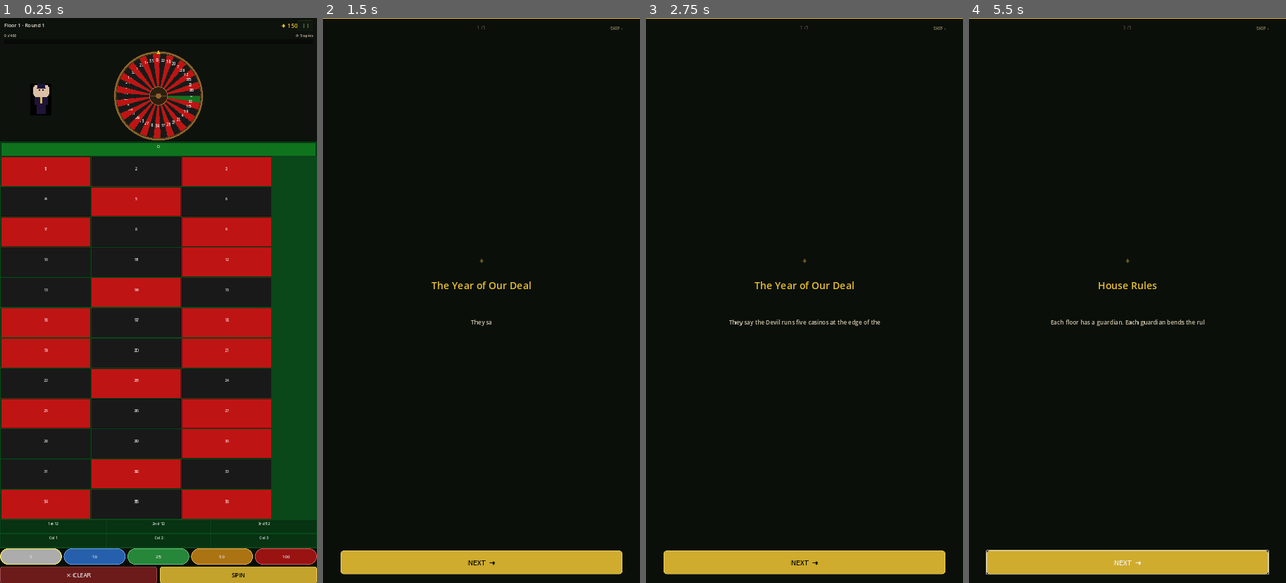
Above: before the commit, frames 1-4 (left to right).
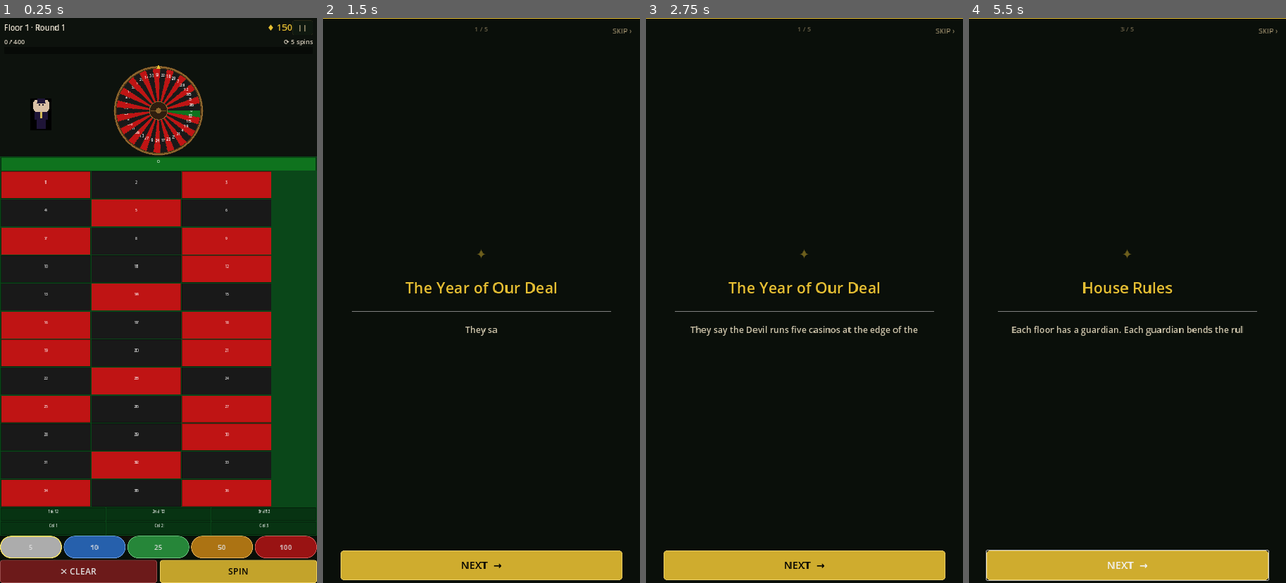
Above: after the commit, the same moments.

Repository: TomAustin94/Roulette-roguelite
Game: Godot game, scene res://scenes/Game.tscn
The game is run twice, just before and just after one commit, with the same random seed, the same clock (stepped at 60 frames per second) and the same inputs. This scene is started directly instead of the project's main scene.
Inputs:
- Up to frame 1 (0.25 s): no input
- Up to frame 2 (1.5 s): click "❙❙" at 0.5 s; click "START NEW RUN" at 1.25 s
- Up to frame 3 (2.75 s): click "SKIP ›" at 2 s
- Up to frame 4 (5.5 s): click "SKIP ›" at 2.75 s; click "NEXT →" at 3.5 s; click "NEXT →" at 4.25 s; click "SKIP ›" at 5 s

The runs differ from the first frame. In frame 1, 25% of the frame differs, in the area x 0-100%, y 0-100%; in frame 2, 1.8%; in frame 3, 2.3%; in frame 4, 2.3%.
Error in both runs: Trying to assign an array of type "Array" to a variable of type "Array[Dictionary]". (res://scripts/autoloads/GameManager.gd:65)

Commit message:
Improve mobile UI: larger text, responsive display, fix blank screen on new run
- project.godot: change stretch aspect from "keep" to "expand" so the game fills
  the phone screen instead of letterboxing with black borders
- All UI scripts: increase font sizes ~1.5–2× across every scene (titles, body
  text, buttons, HUD labels, stats) and grow button/card minimum heights to match
- FloorTransition: show floor name/description immediately instead of fading all
  elements in from invisible over 2+ seconds (which appeared as a blank screen);
  only the action button fades in with a short 0.4 s delay
- Game.gd: call _sync_initial_state() directly instead of deferred so the dealer
  intro overlay appears on the very first frame with no flash

https://claude.ai/code/session_018t3g625dqZ3TkszuiD6jjH

Diff:
--- a/project.godot
+++ b/project.godot
@@ -22,7 +22,7 @@
 window/size/viewport_height=1920
 window/size/resizable=false
 window/stretch/mode="canvas_items"
-window/stretch/aspect="keep"
+window/stretch/aspect="expand"
 window/handheld/orientation=1
 
 [autoload]
--- a/scripts/game/Game.gd
+++ b/scripts/game/Game.gd
@@ -30,16 +30,16 @@
 var _paused:        bool = false
 
 # ─── Layout constants ─────────────────────────────────────────────────────────
-const HUD_HEIGHT   := 110
+const HUD_HEIGHT   := 160
 const WHEEL_HEIGHT := 310
-const BTN_BAR_H    := 118
+const BTN_BAR_H    := 160
 
 # ─── Lifecycle ────────────────────────────────────────────────────────────────
 
 func _ready() -> void:
 	_build_scene()
 	_connect_signals()
-	call_deferred("_sync_initial_state")
+	_sync_initial_state()
 
 func _sync_initial_state() -> void:
 	match GameManager.state:
@@ -125,7 +125,7 @@
 	_chip_bar = HBoxContainer.new()
 	_chip_bar.alignment = BoxContainer.ALIGNMENT_CENTER
 	_chip_bar.add_theme_constant_override("separation", 6)
-	_chip_bar.custom_minimum_size.y = 56
+	_chip_bar.custom_minimum_size.y = 76
 	_chip_bar.size_flags_horizontal = Control.SIZE_EXPAND_FILL
 	btn_bar.add_child(_chip_bar)
 
@@ -138,7 +138,7 @@
 	var action_row := HBoxContainer.new()
 	action_row.alignment = BoxContainer.ALIGNMENT_CENTER
 	action_row.add_theme_constant_override("separation", 10)
-	action_row.custom_minimum_size.y = 58
+	action_row.custom_minimum_size.y = 78
 	action_row.size_flags_horizontal = Control.SIZE_EXPAND_FILL
 	btn_bar.add_child(action_row)
 
@@ -193,14 +193,14 @@
 	# Floor / round header
 	_di_floor_lbl = Label.new()
 	_di_floor_lbl.horizontal_alignment = HORIZONTAL_ALIGNMENT_CENTER
-	_di_floor_lbl.add_theme_font_size_override("font_size", 15)
+	_di_floor_lbl.add_theme_font_size_override("font_size", 24)
 	_di_floor_lbl.add_theme_color_override("font_color", Color(0.60, 0.55, 0.42))
 	vbox.add_child(_di_floor_lbl)
 
 	# Floor name (large)
 	_di_name_lbl = Label.new()
 	_di_name_lbl.horizontal_alignment = HORIZONTAL_ALIGNMENT_CENTER
-	_di_name_lbl.add_theme_font_size_override("font_size", 42)
+	_di_name_lbl.add_theme_font_size_override("font_size", 58)
 	_di_name_lbl.add_theme_color_override("font_color", Constants.COLOR_GOLD)
 	_di_name_lbl.add_theme_color_override("font_shadow_color", Color(0, 0, 0, 0.75))
 	_di_name_lbl.add_theme_constant_override("shadow_offset_x", 3)
@@ -232,7 +232,7 @@
 	_di_boss_lbl = Label.new()
 	_di_boss_lbl.horizontal_alignment = HORIZONTAL_ALIGNMENT_CENTER
 	_di_boss_lbl.vertical_alignment   = VERTICAL_ALIGNMENT_CENTER
-	_di_boss_lbl.add_theme_font_size_override("font_size", 14)
+	_di_boss_lbl.add_theme_font_size_override("font_size", 22)
 	_di_boss_lbl.add_theme_color_override("font_color", Color(1.0, 0.68, 0.68))
 	_di_boss_lbl.set_anchors_and_offsets_preset(Control.PRESET_FULL_RECT)
 	_di_boss_lbl.autowrap_mode = TextServer.AUTOWRAP_WORD
@@ -243,8 +243,8 @@
 	var begin_btn := _make_action_button("BEGIN ROUND", Constants.COLOR_GOLD)
 	begin_btn.size_flags_horizontal = Control.SIZE_EXPAND_FILL
 	begin_btn.add_theme_color_override("font_color", Color.BLACK)
-	begin_btn.add_theme_font_size_override("font_size", 28)
-	begin_btn.custom_minimum_size = Vector2(0, 88)
+	begin_btn.add_theme_font_size_override("font_size", 40)
+	begin_btn.custom_minimum_size = Vector2(0, 110)
 	begin_btn.pressed.connect(_on_begin_round_pressed)
 	vbox.add_child(begin_btn)
 
@@ -252,7 +252,7 @@
 
 func _make_dealer_quote_panel() -> Panel:
 	var panel := Panel.new()
-	panel.custom_minimum_size = Vector2(0, 80)
+	panel.custom_minimum_size = Vector2(0, 110)
 	panel.size_flags_horizontal = Control.SIZE_EXPAND_FILL
 	var style := StyleBoxFlat.new()
 	style.bg_color = Color(0.94, 0.91, 0.85)
@@ -275,7 +275,7 @@
 	var quote_lbl := Label.new()
 	quote_lbl.name = "QuoteLbl"
 	quote_lbl.horizontal_alignment = HORIZONTAL_ALIGNMENT_CENTER
-	quote_lbl.add_theme_font_size_override("font_size", 16)
+	quote_lbl.add_theme_font_size_override("font_size", 26)
 	quote_lbl.add_theme_color_override("font_color", Color(0.18, 0.10, 0.06))
 	quote_lbl.autowrap_mode = TextServer.AUTOWRAP_WORD
 	quote_lbl.size_flags_horizontal = Control.SIZE_EXPAND_FILL
@@ -284,7 +284,7 @@
 	var attr_lbl := Label.new()
 	attr_lbl.text = "— The Dealer"
 	attr_lbl.horizontal_alignment = HORIZONTAL_ALIGNMENT_RIGHT
-	attr_lbl.add_theme_font_size_override("font_size", 12)
+	attr_lbl.add_theme_font_size_override("font_size", 20)
 	attr_lbl.add_theme_color_override("font_color", Color(0.55, 0.40, 0.28))
 	vb.add_child(attr_lbl)
 
@@ -292,7 +292,7 @@
 
 func _make_objectives_card() -> Panel:
 	var card := Panel.new()
-	card.custom_minimum_size = Vector2(0, 100)
+	card.custom_minimum_size = Vector2(0, 140)
 	card.size_flags_horizontal = Control.SIZE_EXPAND_FILL
 	var style := StyleBoxFlat.new()
 	style.bg_color = Color(0.06, 0.10, 0.06, 0.95)
@@ -328,7 +328,7 @@
 
 		var h := Label.new()
 		h.text = stat[0]
-		h.add_theme_font_size_override("font_size", 11)
+		h.add_theme_font_size_override("font_size", 18)
 		h.add_theme_color_override("font_color", Color(0.58, 0.53, 0.40))
 		h.horizontal_alignment = HORIZONTAL_ALIGNMENT_CENTER
 		col.add_child(h)
@@ -336,7 +336,7 @@
 		var v := Label.new()
 		v.name = stat[1]
 		v.text = stat[2]
-		v.add_theme_font_size_override("font_size", 30)
+		v.add_theme_font_size_override("font_size", 42)
 		v.add_theme_color_override("font_color", stat[3])
 		v.horizontal_alignment = HORIZONTAL_ALIGNMENT_CENTER
 		col.add_child(v)
@@ -437,7 +437,7 @@
 	var title := Label.new()
 	title.text = "PAUSED"
 	title.horizontal_alignment = HORIZONTAL_ALIGNMENT_CENTER
-	title.add_theme_font_size_override("font_size", 38)
+	title.add_theme_font_size_override("font_size", 52)
 	title.add_theme_color_override("font_color", Constants.COLOR_GOLD)
 	vbox.add_child(title)
 
@@ -452,8 +452,8 @@
 	# RESUME (gold)
 	var resume_btn := _make_action_button("RESUME", Constants.COLOR_GOLD)
 	resume_btn.add_theme_color_override("font_color", Color.BLACK)
-	resume_btn.add_theme_font_size_override("font_size", 24)
-	resume_btn.custom_minimum_size = Vector2(0, 78)
+	resume_btn.add_theme_font_size_override("font_size", 34)
+	resume_btn.custom_minimum_size = Vector2(0, 96)
 	resume_btn.size_flags_horizontal = Control.SIZE_EXPAND_FILL
 	resume_btn.pressed.connect(_on_resume_pressed)
 	vbox.add_child(resume_btn)
@@ -461,8 +461,8 @@
 	# SAVE & QUIT
 	var sq_btn := _make_action_button("SAVE & QUIT", Color(0.10, 0.16, 0.10))
 	sq_btn.add_theme_color_override("font_color", Constants.COLOR_TEXT)
-	sq_btn.add_theme_font_size_override("font_size", 20)
-	sq_btn.custom_minimum_size = Vector2(0, 64)
+	sq_btn.add_theme_font_size_override("font_size", 28)
+	sq_btn.custom_minimum_size = Vector2(0, 82)
 	sq_btn.size_flags_horizontal = Control.SIZE_EXPAND_FILL
 	sq_btn.pressed.connect(_on_save_quit_pressed)
 	vbox.add_child(sq_btn)
@@ -470,15 +470,15 @@
 	var sq_hint := Label.new()
 	sq_hint.text = "Progress saved — resume any time"
 	sq_hint.horizontal_alignment = HORIZONTAL_ALIGNMENT_CENTER
-	sq_hint.add_theme_font_size_override("font_size", 12)
+	sq_hint.add_theme_font_size_override("font_size", 20)
 	sq_hint.add_theme_color_override("font_color", Color(0.48, 0.44, 0.34))
 	vbox.add_child(sq_hint)
 
 	# START NEW RUN (danger)
 	var nr_btn := _make_action_button("START NEW RUN", Color(0.28, 0.05, 0.05))
 	nr_btn.add_theme_color_override("font_color", Constants.COLOR_TEXT)
-	nr_btn.add_theme_font_size_override("font_size", 18)
-	nr_btn.custom_minimum_size = Vector2(0, 58)
+	nr_btn.add_theme_font_size_override("font_size", 26)
+	nr_btn.custom_minimum_size = Vector2(0, 74)
 	nr_btn.size_flags_horizontal = Control.SIZE_EXPAND_FILL
 	nr_btn.pressed.connect(_on_new_run_from_pause)
 	vbox.add_child(nr_btn)
@@ -486,7 +486,7 @@
 	var warn := Label.new()
 	warn.text = "Warning: current run will be lost"
 	warn.horizontal_alignment = HORIZONTAL_ALIGNMENT_CENTER
-	warn.add_theme_font_size_override("font_size", 11)
+	warn.add_theme_font_size_override("font_size", 20)
 	warn.add_theme_color_override("font_color", Color(0.68, 0.28, 0.28))
 	vbox.add_child(warn)
 
@@ -525,13 +525,13 @@
 		spins_used, GameManager.SPINS_PER_ROUND
 	]
 	info.size_flags_horizontal = Control.SIZE_EXPAND_FILL
-	info.add_theme_font_size_override("font_size", 13)
+	info.add_theme_font_size_override("font_size", 22)
 	info.add_theme_color_override("font_color", Color(0.65, 0.60, 0.47))
 	row.add_child(info)
 
 	var chips := Label.new()
 	chips.text = "♦ %d" % GameManager.chips
-	chips.add_theme_font_size_override("font_size", 18)
+	chips.add_theme_font_size_override("font_size", 28)
 	chips.add_theme_color_override("font_color", Constants.COLOR_GOLD)
 	row.add_child(chips)
 
@@ -576,8 +576,8 @@
 func _make_chip_button(value: int, color: Color) -> Button:
 	var btn := Button.new()
 	btn.text = str(value)
-	btn.custom_minimum_size = Vector2(0, 52)
-	btn.add_theme_font_size_override("font_size", 15)
+	btn.custom_minimum_size = Vector2(0, 70)
+	btn.add_theme_font_size_override("font_size", 24)
 
 	var normal := StyleBoxFlat.new()
 	normal.bg_color = color.darkened(0.25)
@@ -736,8 +736,8 @@
 func _make_action_button(label: String, color: Color) -> Button:
 	var btn := Button.new()
 	btn.text = label
-	btn.custom_minimum_size = Vector2(0, 54)
-	btn.add_theme_font_size_override("font_size", 20)
+	btn.custom_minimum_size = Vector2(0, 72)
+	btn.add_theme_font_size_override("font_size", 30)
 
 	var style := StyleBoxFlat.new()
 	style.bg_color = color.darkened(0.15)
--- a/scripts/game/HUD.gd
+++ b/scripts/game/HUD.gd
@@ -40,13 +40,13 @@
 	top_row.add_theme_constant_override("separation", 0)
 	top_margin.add_child(top_row)
 
-	_floor_label = _make_label("Floor 1 · Round 1", 17, true)
+	_floor_label = _make_label("Floor 1 · Round 1", 26, true)
 	_floor_label.size_flags_horizontal = Control.SIZE_EXPAND_FILL
 	_floor_label.horizontal_alignment  = HORIZONTAL_ALIGNMENT_LEFT
 	_floor_label.clip_text = true
 	top_row.add_child(_floor_label)
 
-	_chips_label = _make_label("♦ 150", 20, true)
+	_chips_label = _make_label("♦ 150", 30, true)
 	_chips_label.size_flags_horizontal = Control.SIZE_SHRINK_END
 	_chips_label.add_theme_color_override("font_color", Constants.COLOR_GOLD)
 	top_row.add_child(_chips_label)
@@ -54,8 +54,8 @@
 	# Pause button (small, right of chips)
 	var pause_btn := Button.new()
 	pause_btn.text = "❙❙"
-	pause_btn.custom_minimum_size = Vector2(52, 36)
-	pause_btn.add_theme_font_size_override("font_size", 14)
+	pause_btn.custom_minimum_size = Vector2(70, 50)
+	pause_btn.add_theme_font_size_override("font_size", 22)
 	pause_btn.add_theme_color_override("font_color", Color(0.62, 0.57, 0.44))
 	var ps := StyleBoxFlat.new()
 	ps.bg_color = Color(0.06, 0.10, 0.06, 0.80)
@@ -89,18 +89,18 @@
 	bar_row.add_theme_constant_override("separation", 8)
 	bar_vbox.add_child(bar_row)
 
-	_target_label = _make_label("0 / 400", 13)
+	_target_label = _make_label("0 / 400", 22)
 	_target_label.size_flags_horizontal = Control.SIZE_EXPAND_FILL
 	_target_label.horizontal_alignment  = HORIZONTAL_ALIGNMENT_LEFT
 	bar_row.add_child(_target_label)
 
-	_spins_label = _make_label("⟳ 5 spins", 13)
+	_spins_label = _make_label("⟳ 5 spins", 22)
 	_spins_label.size_flags_horizontal = Control.SIZE_SHRINK_END
 	_spins_label.horizontal_alignment  = HORIZONTAL_ALIGNMENT_RIGHT
 	bar_row.add_child(_spins_label)
 
 	_score_bar = ProgressBar.new()
-	_score_bar.custom_minimum_size = Vector2(0, 16)
+	_score_bar.custom_minimum_size = Vector2(0, 24)
 	_score_bar.size_flags_horizontal = Control.SIZE_EXPAND_FILL
 	_score_bar.min_value = 0
 	_score_bar.max_value = 400
@@ -142,7 +142,7 @@
 	_boss_banner.add_theme_stylebox_override("panel", banner_style)
 	root.add_child(_boss_banner)
 
-	var boss_label := _make_label("", 13)
+	var boss_label := _make_label("", 22)
 	boss_label.name = "BossLabel"
 	boss_label.horizontal_alignment = HORIZONTAL_ALIGNMENT_CENTER
 	boss_label.set_anchors_and_offsets_preset(Control.PRESET_FULL_RECT)
@@ -150,7 +150,7 @@
 	_boss_banner.add_child(boss_label)
 
 	# ── Mod notification (floats at centre, alpha-fades) ─────────────────────
-	_mod_notif = _make_label("", 15, true)
+	_mod_notif = _make_label("", 26, true)
 	_mod_notif.horizontal_alignment = HORIZONTAL_ALIGNMENT_CENTER
 	_mod_notif.set_anchors_and_offsets_preset(Control.PRESET_FULL_RECT)
 	_mod_notif.add_theme_color_override("font_color", Constants.COLOR_HIGHLIGHT)
--- a/scripts/ui/FloorTransition.gd
+++ b/scripts/ui/FloorTransition.gd
@@ -29,7 +29,7 @@
 	var floor_num_lbl := Label.new()
 	floor_num_lbl.text = "FLOOR %d" % GameManager.floor_num
 	floor_num_lbl.horizontal_alignment = HORIZONTAL_ALIGNMENT_CENTER
-	floor_num_lbl.add_theme_font_size_override("font_size", 20)
+	floor_num_lbl.add_theme_font_size_override("font_size", 30)
 	floor_num_lbl.add_theme_color_override("font_color", Color(0.55, 0.50, 0.40))
 	floor_num_lbl.modulate.a = 0.0
 	floor_num_lbl.name = "FloorNumLbl"
@@ -39,7 +39,7 @@
 	var name_lbl := Label.new()
 	name_lbl.text = floor_data.get("name", "Unknown Floor")
 	name_lbl.horizontal_alignment = HORIZONTAL_ALIGNMENT_CENTER
-	name_lbl.add_theme_font_size_override("font_size", 48)
+	name_lbl.add_theme_font_size_override("font_size", 64)
 	name_lbl.add_theme_color_override("font_color", Constants.COLOR_GOLD)
 	name_lbl.add_theme_color_override("font_shadow_color", Color(0,0,0,0.8))
 	name_lbl.add_theme_constant_override("shadow_offset_x", 3)
@@ -52,7 +52,7 @@
 	var sub_lbl := Label.new()
 	sub_lbl.text = floor_data.get("subtitle", "")
 	sub_lbl.horizontal_alignment = HORIZONTAL_ALIGNMENT_CENTER
-	sub_lbl.add_theme_font_size_override("font_size", 18)
+	sub_lbl.add_theme_font_size_override("font_size", 28)
 	sub_lbl.add_theme_color_override("font_color", Color(0.72, 0.68, 0.58))
 	sub_lbl.autowrap_mode = TextServer.AUTOWRAP_WORD
 	sub_lbl.modulate.a = 0.0
@@ -69,7 +69,7 @@
 	var desc_lbl := Label.new()
 	desc_lbl.text = floor_data.get("description", "")
 	desc_lbl.horizontal_alignment = HORIZONTAL_ALIGNMENT_CENTER
-	desc_lbl.add_theme_font_size_override("font_size", 15)
+	desc_lbl.add_theme_font_size_override("font_size", 24)
 	desc_lbl.add_theme_color_override("font_color", Color(0.60, 0.55, 0.45))
 	desc_lbl.autowrap_mode = TextServer.AUTOWRAP_WORD
 	desc_lbl.modulate.a = 0.0
@@ -83,8 +83,8 @@
 	# Enter button
 	var btn := Button.new()
 	btn.text = "ENTER THE FLOOR"
-	btn.custom_minimum_size = Vector2(380, 66)
-	btn.add_theme_font_size_override("font_size", 22)
+	btn.custom_minimum_size = Vector2(380, 90)
+	btn.add_theme_font_size_override("font_size", 34)
 	btn.modulate.a = 0.0
 	btn.name = "EnterBtn"
 	var style := StyleBoxFlat.new()
@@ -107,15 +107,18 @@
 	vbox.add_child(btn)
 
 func _animate_in() -> void:
-	var nodes_to_fade := ["FloorNumLbl", "NameLbl", "SubLbl", "Sep", "DescLbl", "EnterBtn"]
-	var delay := 0.3
-	for node_name in nodes_to_fade:
+	# Show content elements immediately — no initial blank screen
+	var instant_nodes := ["FloorNumLbl", "NameLbl", "SubLbl", "Sep", "DescLbl"]
+	for node_name in instant_nodes:
 		var node := find_child(node_name)
 		if node:
-			var t := create_tween()
-			t.tween_interval(delay)
-			t.tween_property(node, "modulate:a", 1.0, 0.6)
-			delay += 0.35
+			node.modulate.a = 1.0
+	# Fade in just the button with a short delay
+	var btn := find_child("EnterBtn")
+	if btn:
+		var t := create_tween()
+		t.tween_interval(0.4)
+		t.tween_property(btn, "modulate:a", 1.0, 0.3)
 
 func _on_enter() -> void:
 	AudioManager.play_sfx("button_click")
--- a/scripts/ui/GameOver.gd
+++ b/scripts/ui/GameOver.gd
@@ -42,7 +42,7 @@
 	var icon := Label.new()
 	icon.text = "★" if won else "✦"
 	icon.horizontal_alignment = HORIZONTAL_ALIGNMENT_CENTER
-	icon.add_theme_font_size_override("font_size", 72)
+	icon.add_theme_font_size_override("font_size", 100)
 	icon.add_theme_color_override("font_color", Constants.COLOR_GOLD if won else Color(0.65, 0.10, 0.10))
 	vbox.add_child(icon)
 
@@ -50,7 +50,7 @@
 	var headline := Label.new()
 	headline.text = "YOU'RE FREE." if won else "THE HOUSE WINS."
 	headline.horizontal_alignment = HORIZONTAL_ALIGNMENT_CENTER
-	headline.add_theme_font_size_override("font_size", 44)
+	headline.add_theme_font_size_override("font_size", 60)
 	headline.add_theme_color_override("font_color", Constants.COLOR_GOLD if won else Constants.COLOR_RED.lightened(0.2))
 	headline.add_theme_color_override("font_shadow_color", Color(0, 0, 0, 0.8))
 	headline.add_theme_constant_override("shadow_offset_x", 3)
@@ -62,7 +62,7 @@
 		var badge := Label.new()
 		badge.text = "★  NEW BEST SCORE!"
 		badge.horizontal_alignment = HORIZONTAL_ALIGNMENT_CENTER
-		badge.add_theme_font_size_override("font_size", 18)
+		badge.add_theme_font_size_override("font_size", 28)
 		badge.add_theme_color_override("font_color", Constants.COLOR_HIGHLIGHT)
 		vbox.add_child(badge)
 
@@ -81,7 +81,7 @@
 	var flavor := Label.new()
 	flavor.text = quotes[randi() % quotes.size()]
 	flavor.horizontal_alignment = HORIZONTAL_ALIGNMENT_CENTER
-	flavor.add_theme_font_size_override("font_size", 16)
+	flavor.add_theme_font_size_override("font_size", 26)
 	flavor.add_theme_color_override("font_color", Color(0.68, 0.63, 0.52))
 	flavor.autowrap_mode = TextServer.AUTOWRAP_WORD
 	vbox.add_child(flavor)
@@ -133,7 +133,7 @@
 	var floors_cleared: int = GameManager.run_stats.get("floors_cleared", 0)
 	for i in 5:
 		var dot := ColorRect.new()
-		dot.custom_minimum_size = Vector2(14, 14)
+		dot.custom_minimum_size = Vector2(22, 22)
 		dot.color = Constants.COLOR_GOLD if i < floors_cleared else Color(0.22, 0.18, 0.12)
 		container.add_child(dot)
 
@@ -149,14 +149,14 @@
 	var k := Label.new()
 	k.text = label
 	k.size_flags_horizontal = Control.SIZE_EXPAND_FILL
-	k.add_theme_font_size_override("font_size", 16)
+	k.add_theme_font_size_override("font_size", 26)
 	k.add_theme_color_override("font_color", Color(0.62, 0.57, 0.46))
 	hbox.add_child(k)
 
 	var v := Label.new()
 	v.text = value
 	v.size_flags_horizontal = Control.SIZE_SHRINK_END
-	v.add_theme_font_size_override("font_size", 16)
+	v.add_theme_font_size_override("font_size", 26)
 	v.add_theme_color_override("font_color", Constants.COLOR_TEXT)
 	hbox.add_child(v)
 
@@ -182,9 +182,9 @@
 func _make_button(label: String, bg: Color, text_color: Color) -> Button:
 	var btn := Button.new()
 	btn.text = label
-	btn.custom_minimum_size = Vector2(0, 68)
+	btn.custom_minimum_size = Vector2(0, 90)
 	btn.size_flags_horizontal = Control.SIZE_EXPAND_FILL
-	btn.add_theme_font_size_override("font_size", 22)
+	btn.add_theme_font_size_override("font_size", 34)
 	btn.add_theme_color_override("font_color", text_color)
 
 	var style := StyleBoxFlat.new()
--- a/scripts/ui/LoreIntro.gd
+++ b/scripts/ui/LoreIntro.gd
@@ -53,7 +53,7 @@
 	# ── SKIP button (top-right) ───────────────────────────────────────────────
 	var skip_btn := Button.new()
 	skip_btn.text = "SKIP ›"
-	skip_btn.custom_minimum_size = Vector2(140, 52)
+	skip_btn.custom_minimum_size = Vector2(180, 70)
 	skip_btn.anchor_left   = 1.0
 	skip_btn.anchor_right  = 1.0
 	skip_btn.anchor_top    = 0.0
@@ -62,7 +62,7 @@
 	skip_btn.offset_top    = 8.0
 	skip_btn.offset_right  = -10.0
 	skip_btn.offset_bottom = 60.0
-	skip_btn.add_theme_font_size_override("font_size", 15)
+	skip_btn.add_theme_font_size_override("font_size", 24)
 	skip_btn.add_theme_color_override("font_color", Color(0.55, 0.50, 0.38))
 	var skip_style := StyleBoxFlat.new()
 	skip_style.bg_color = Color(0, 0, 0, 0)
@@ -83,7 +83,7 @@
 	_panel_lbl.offset_right = 40.0
 	_panel_lbl.offset_bottom = 56.0
 	_panel_lbl.horizontal_alignment = HORIZONTAL_ALIGNMENT_CENTER
-	_panel_lbl.add_theme_font_size_override("font_size", 13)
+	_panel_lbl.add_theme_font_size_override("font_size", 22)
 	_panel_lbl.add_theme_color_override("font_color", Color(0.42, 0.38, 0.28))
 	add_child(_panel_lbl)
 
@@ -105,7 +105,7 @@
 	var diamond := Label.new()
 	diamond.text = "✦"
 	diamond.horizontal_alignment = HORIZONTAL_ALIGNMENT_CENTER
-	diamond.add_theme_font_size_override("font_size", 26)
+	diamond.add_theme_font_size_override("font_size", 44)
 	diamond.add_theme_color_override("font_color",
 		Color(Constants.COLOR_GOLD.r, Constants.COLOR_GOLD.g, Constants.COLOR_GOLD.b, 0.45))
 	vbox.add_child(diamond)
@@ -113,7 +113,7 @@
 	# Title
 	_title_lbl = Label.new()
 	_title_lbl.horizontal_alignment = HORIZONTAL_ALIGNMENT_CENTER
-	_title_lbl.add_theme_font_size_override("font_size", 34)
+	_title_lbl.add_theme_font_size_override("font_size", 52)
 	_title_lbl.add_theme_color_override("font_color", Constants.COLOR_GOLD)
 	_title_lbl.add_theme_color_override("font_shadow_color", Color(0, 0, 0, 0.6))
 	_title_lbl.add_theme_constant_override("shadow_offset_x", 2)
@@ -128,7 +128,7 @@
 	# Body
 	_body_lbl = Label.new()
 	_body_lbl.horizontal_alignment = HORIZONTAL_ALIGNMENT_CENTER
-	_body_lbl.add_theme_font_size_override("font_size", 20)
+	_body_lbl.add_theme_font_size_override("font_size", 30)
 	_body_lbl.add_theme_color_override("font_color", Color(0.82, 0.78, 0.68))
 	_body_lbl.autowrap_mode = TextServer.AUTOWRAP_WORD
 	_body_lbl.size_flags_horizontal = Control.SIZE_EXPAND_FILL
@@ -136,7 +136,7 @@
 
 	# ── NEXT button (pinned to bottom) ────────────────────────────────────────
 	_next_btn = Button.new()
-	_next_btn.custom_minimum_size = Vector2(0, 80)
+	_next_btn.custom_minimum_size = Vector2(0, 100)
 	_next_btn.anchor_left   = 0.0
 	_next_btn.anchor_right  = 1.0
 	_next_btn.anchor_top    = 1.0
@@ -145,7 +145,7 @@
 	_next_btn.offset_right  = -60.0
 	_next_btn.offset_top    = -110.0
 	_next_btn.offset_bottom = -30.0
-	_next_btn.add_theme_font_size_override("font_size", 24)
+	_next_btn.add_theme_font_size_override("font_size", 36)
 	_next_btn.add_theme_color_override("font_color", Color.BLACK)
 
 	var btn_style := StyleBoxFlat.new()
--- a/scripts/ui/MainMenu.gd
+++ b/scripts/ui/MainMenu.gd
@@ -44,7 +44,7 @@
 	var title := Label.new()
 	title.text = "THE DEVIL'S DEAL"
 	title.horizontal_alignment = HORIZONTAL_ALIGNMENT_CENTER
-	title.add_theme_font_size_override("font_size", 52)
+	title.add_theme_font_size_override("font_size", 72)
 	title.add_theme_color_override("font_color", Constants.COLOR_GOLD)
 	title.add_theme_color_override("font_shadow_color", Color(0, 0, 0, 0.85))
 	title.add_theme_constant_override("shadow_offset_x", 3)
@@ -55,7 +55,7 @@
 	var sub := Label.new()
 	sub.text = "ROULETTE  ·  ROGUELITE"
 	sub.horizontal_alignment = HORIZONTAL_ALIGNMENT_CENTER
-	sub.add_theme_font_size_override("font_size", 14)
+	sub.add_theme_font_size_override("font_size", 22)
 	sub.add_theme_color_override("font_color", Color(0.65, 0.60, 0.47))
 	vbox.add_child(sub)
 
@@ -78,7 +78,7 @@
 	var footer := Label.new()
 	footer.text = "\"Five floors. One wheel. No mercy.\""
 	footer.horizontal_alignment = HORIZONTAL_ALIGNMENT_CENTER
-	footer.add_theme_font_size_override("font_size", 13)
+	footer.add_theme_font_size_override("font_size", 20)
 	footer.add_theme_color_override("font_color", Color(0.42, 0.38, 0.28))
 	vbox.add_child(footer)
 
@@ -90,7 +90,7 @@
 	var wb := Label.new()
 	wb.text = "WELCOME BACK"
 	wb.horizontal_alignment = HORIZONTAL_ALIGNMENT_CENTER
-	wb.add_theme_font_size_override("font_size", 14)
+	wb.add_theme_font_size_override("font_size", 22)
 	wb.add_theme_color_override("font_color", Color(0.65, 0.60, 0.47))
 	vbox.add_child(wb)
 
@@ -112,7 +112,7 @@
 	var lore := Label.new()
 	lore.text = "You made a deal. The Devil dealt.\nWin back your soul — one spin at a time."
 	lore.horizontal_alignment = HORIZONTAL_ALIGNMENT_CENTER
-	lore.add_theme_font_size_override("font_size", 16)
+	lore.add_theme_font_size_override("font_size", 26)
 	lore.add_theme_color_override("font_color", Color(0.68, 0.63, 0.52))
 	lore.autowrap_mode = TextServer.AUTOWRAP_WORD
 	lore.size_flags_horizontal = Control.SIZE_EXPAND_FILL
@@ -134,7 +134,7 @@
 
 func _make_save_card(preview: Dictionary) -> Panel:
 	var panel := Panel.new()
-	panel.custom_minimum_size = Vector2(0, 90)
+	panel.custom_minimum_size = Vector2(0, 120)
 	panel.size_flags_horizontal = Control.SIZE_EXPAND_FILL
 
 	var style := StyleBoxFlat.new()
@@ -165,19 +165,19 @@
 
 	var floor_lbl := Label.new()
 	floor_lbl.text = "Floor %d  ·  Round %d" % [preview.get("floor_num", 1), preview.get("round_num", 1)]
-	floor_lbl.add_theme_font_size_override("font_size", 18)
+	floor_lbl.add_theme_font_size_override("font_size", 26)
 	floor_lbl.add_theme_color_override("font_color", Constants.COLOR_TEXT)
 	left_vb.add_child(floor_lbl)
 
 	var score_lbl := Label.new()
 	score_lbl.text = "Score: %d" % preview.get("total_score", 0)
-	score_lbl.add_theme_font_size_override("font_size", 13)
+	score_lbl.add_theme_font_size_override("font_size", 20)
 	score_lbl.add_theme_color_override("font_color", Color(0.65, 0.60, 0.47))
 	left_vb.add_child(score_lbl)
 
 	var chips_lbl := Label.new()
 	chips_lbl.text = "♦ %d" % preview.get("chips", 0)
-	chips_lbl.add_theme_font_size_override("font_size", 22)
+	chips_lbl.add_theme_font_size_override("font_size", 32)
 	chips_lbl.add_theme_color_override("font_color", Constants.COLOR_GOLD)
 	chips_lbl.vertical_alignment = VERTICAL_ALIGNMENT_CENTER
 	hbox.add_child(chips_lbl)
@@ -194,7 +194,7 @@
 
 	for i in 5:
 		var dot := ColorRect.new()
-		dot.custom_minimum_size = Vector2(14, 14)
+		dot.custom_minimum_size = Vector2(22, 22)
 		# All dots are dim on the main menu (no run in progress displayed here)
 		dot.color = Color(0.28, 0.24, 0.16)
 		container.add_child(dot)
@@ -283,9 +283,9 @@
 func _make_button(label: String, bg_color: Color, text_color: Color) -> Button:
 	var btn := Button.new()
 	btn.text = label
-	btn.custom_minimum_size = Vector2(0, 72)
+	btn.custom_minimum_size = Vector2(0, 96)
 	btn.size_flags_horizontal = Control.SIZE_EXPAND_FILL
-	btn.add_theme_font_size_override("font_size", 24)
+	btn.add_theme_font_size_override("font_size", 34)
 	btn.add_theme_color_override("font_color", text_color)
 
 	var style := StyleBoxFlat.new()
